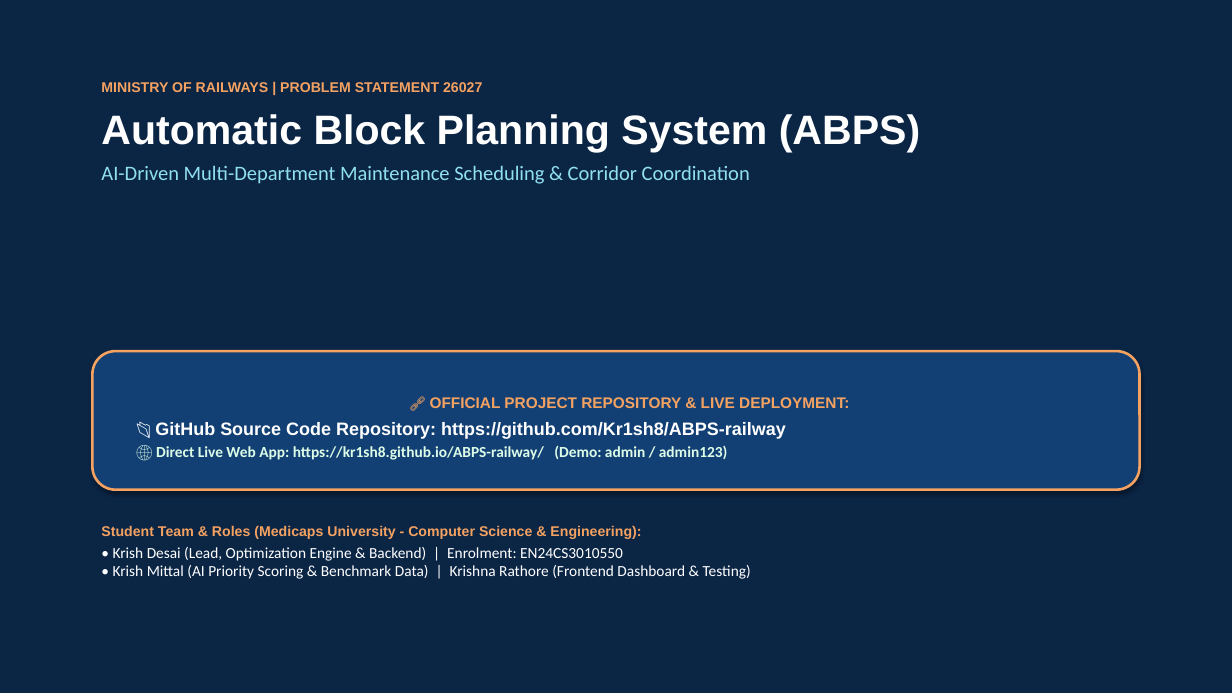
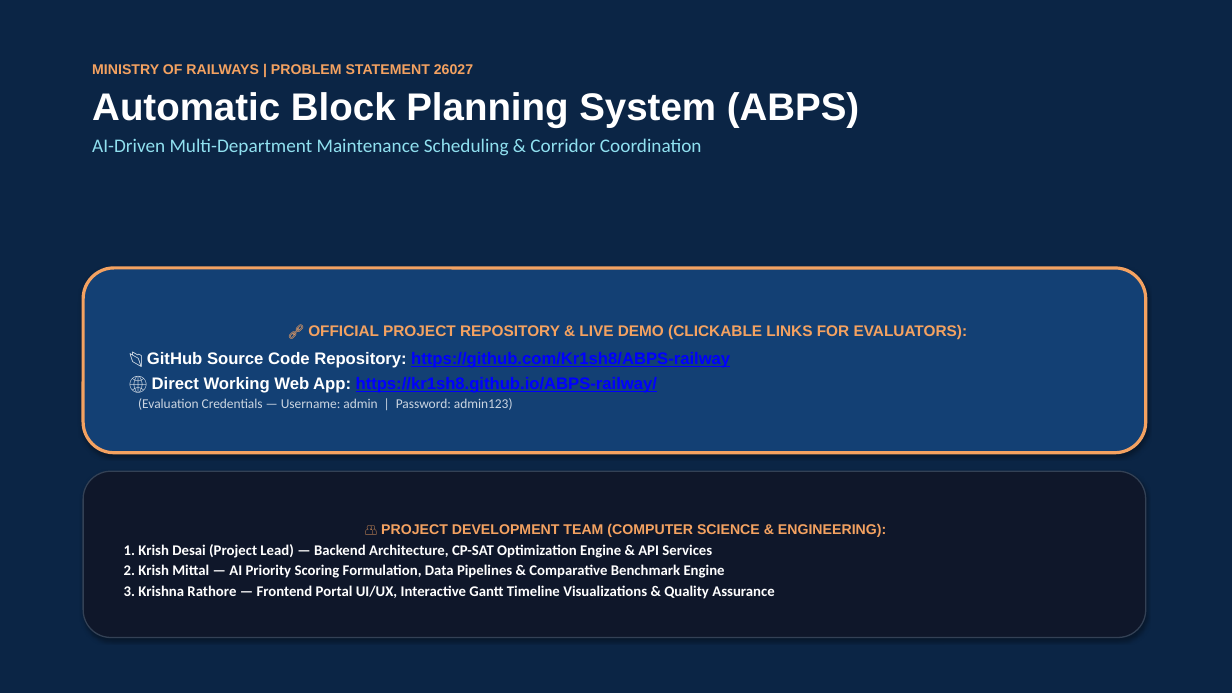
Before and after one commit to Kr1sh8/ABPS-railway, a slide deck: slide 1 of ABPS_Project_Presentation.pptx. Drawn at 1232x693 pixels with LibreOffice and Linux fonts; fonts in the diff are those of the drawing. Boxes give left, top, right and bottom in pixels: in the first picture for what was removed or moved away, otherwise in the second. Text is boxed around its words. In the diff, an @@ line names an element or a change of style, - is before the commit and + after.

Commit message:
docs: update PPTX and SRS with direct clickable links and all 3 team members

```diff
--- a/ABPS_Project_Presentation.pptx
+++ b/ABPS_Project_Presentation.pptx
@@ text "MINISTRY OF RAILWAYS | PROBLEM ...": place and size @@
-text "MINISTRY OF RAILWAYS | PROBLEM ..." at [101,82,920,184]
+text "MINISTRY OF RAILWAYS | PROBLEM ..." at [92,64,859,156]
@@ text at [92,92,859,156]: size 32 to 30 pt in "Automatic Block Planning System (ABPS)"; size 16 to 15 pt in "AI-Driven Multi-Department Maintenance Scheduling & Corridor ..."; less space between paragraphs @@
@@ rounded rectangle "🔗 OFFICIAL PROJECT REPOSITORY & ...": place and size @@
-rounded rectangle "🔗 OFFICIAL PROJECT REPOSITORY & ..." at [92,351,1140,490]
+rounded rectangle "🔗 OFFICIAL PROJECT REPOSITORY & ..." at [83,268,1146,453]
@@ rounded rectangle "🔗 OFFICIAL PROJECT REPOSITORY & ..." at [83,268,1146,453]: outline #F4A261 2 pt to #F4A261 2.5 pt @@
@@ text in rounded rectangle at [308,325,968,340]: text changed @@
-🔗 OFFICIAL PROJECT REPOSITORY & LIVE DEPLOYMENT:
+🔗 OFFICIAL PROJECT REPOSITORY & LIVE DEMO (CLICKABLE LINKS FOR EVALUATORS):
@@ text in rounded rectangle at [147,352,730,368]: size 14 to 13 pt in "📂 GitHub Source Code Repository: https://github.com/Kr1sh8/A ..."; text colour #FFFFFF to #0000FF, underline on in "https://github.com/Kr1sh8/ABPS-railway"; more space between paragraphs @@
@@ text in rounded rectangle at [138,377,657,410]: text changed; size 12 to 13 pt; font Calibri to Arial; text colour #DCFCE7 to #CBD5E1 @@
-🌐 Direct Live Web App: https://kr1sh8.github.io/ABPS-railway/ (Demo: admin / admin123)
+🌐 Direct Working Web App: https://kr1sh8.github.io/ABPS-railway/
+(Evaluation Credentials — Username: admin | Password: admin123)
@@ rounded rectangle "👥 PROJECT DEVELOPMENT TEAM (COMPUTER ...": place and size @@
-rounded rectangle "👥 PROJECT DEVELOPMENT TEAM (COMPUTER ..." at [101,525,751,579]
+rounded rectangle "👥 PROJECT DEVELOPMENT TEAM (COMPUTER ..." at [83,471,1146,638]
@@ rounded rectangle "👥 PROJECT DEVELOPMENT TEAM (COMPUTER ..." at [83,471,1146,638]: vertical alignment top to middle; fill none to #0F172A; outline none to #334155 1 pt; shadow on @@
@@ text in rounded rectangle at [124,523,886,599]: text changed; size 12 to 11.5 pt; bold on @@
-Student Team & Roles (Medicaps University - Computer Science & Engineering):
-• Krish Desai (Lead, Optimization Engine & Backend) | Enrolment: EN24CS3010550
-• Krish Mittal (AI Priority Scoring & Benchmark Data) | Krishna Rathore (Frontend Dashboard & Testing)
+👥 PROJECT DEVELOPMENT TEAM (COMPUTER SCIENCE & ENGINEERING):
+1. Krish Desai (Project Lead) — Backend Architecture, CP-SAT Optimization Engine & API Services
+2. Krish Mittal — AI Priority Scoring Formulation, Data Pipelines & Comparative Benchmark Engine
+3. Krishna Rathore — Frontend Portal UI/UX, Interactive Gantt Timeline Visualizations & Quality Assurance
```
Also in this commit, not shown: 2 other slides changed, 3 other files.
